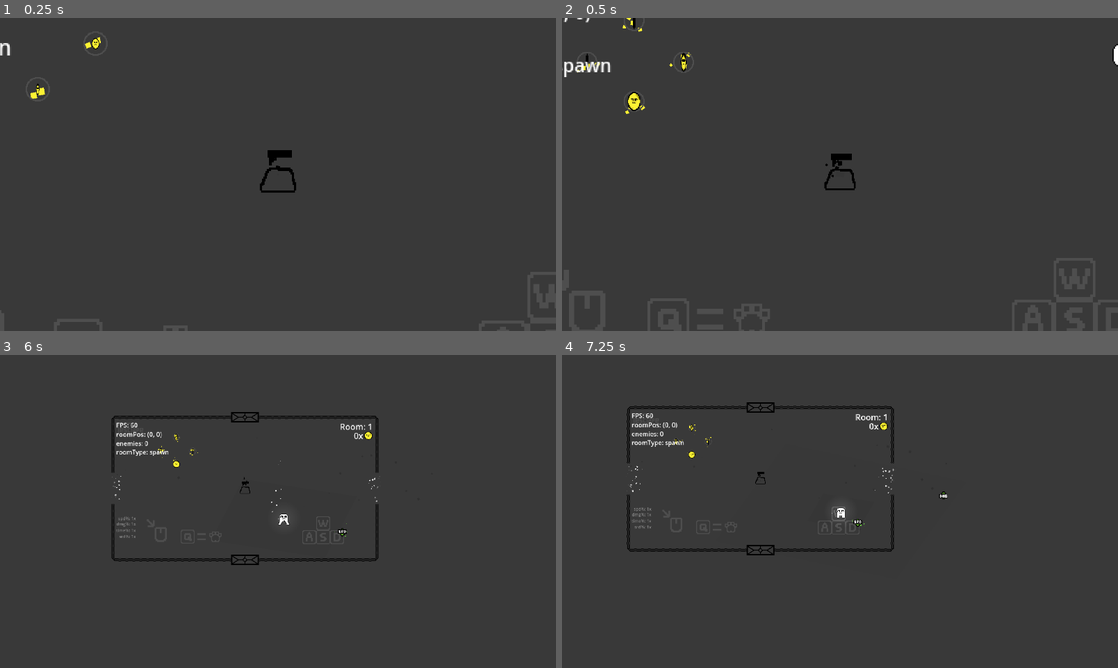
Above: before the commit, frames 1-4 (two rows, left to right).
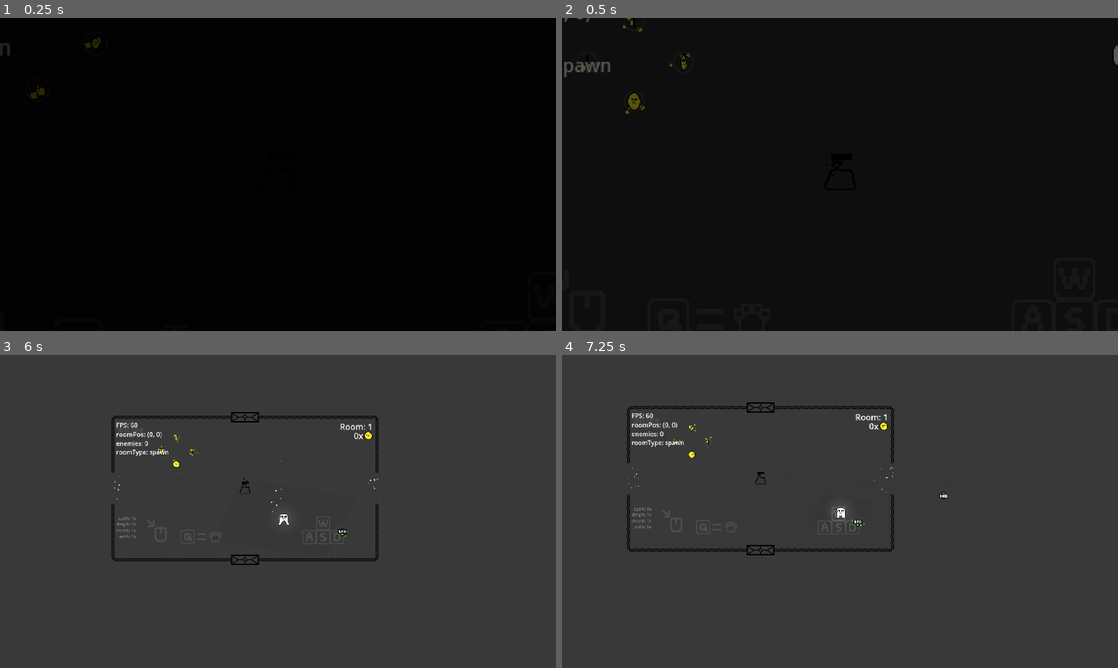
Above: after the commit, the same moments.

Repository: Jurgwem/roguelike
Game: Godot game, scene res://SCENES/game.tscn
Two runs of this game, one before a commit and one after it. Both use one fixed random seed, a clock stepped at 60 frames per second and the inputs below. This scene is started directly instead of the project's main scene.
Inputs (mouse positions are in pixels of both pictures, inside the frame that each line leads up to):
- Up to frame 1 (0.25 s): no input
- Up to frame 2 (0.5 s): no input
- Up to frame 3 (6 s): move the mouse to (400, 495) at 0.52 s; hold D (right) 0.53-1.28 s; tap Alt (dev) at 0.6, 2.85, 5.1 s; move the mouse to (166, 527) at 1.27 s; hold S (down) 1.28-2.03 s; click (166, 527) at 1.35 s; move the mouse to (333, 442) at 2.02 s; hold D (right) 2.03-2.78 s; tap Q (unequip) at 2.1, 4.35 s; tap Enter at 2.75 s; move the mouse to (250, 574) at 2.77 s; hold U (debugUpgrade) 2.78-3.53 s; move the mouse to (444, 558) at 3.52 s; press the mouse at (444, 558) at 3.53 s; hold A (left) 3.53-5.03 s; move the mouse to (111, 464) at 4.27 s; release the mouse at (111, 464) at 4.28 s; move the mouse to (305, 511) at 5.02 s; hold S (down) 5.03-5.78 s; move the mouse to (194, 433) at 5.77 s; hold D (right) from 5.78 s (still down); click (194, 433) at 5.85 s
- Up to frame 4 (7.25 s): move the mouse to (962, 495) at 6.52 s; release D (right) at 6.53 s; hold U (debugUpgrade) from 6.53 s (still down); tap Q (unequip) at 6.6 s

The runs differ from the first frame. In frame 1, 100% of the frame differs, in the area x 0-100%, y 0-100%; in frame 2, 100%; in frame 3, less than 0.1%; in frame 4, less than 0.1%.

Commit message:
added gambling

Diff:
--- a/INST/room.tscn
+++ b/INST/room.tscn
@@ -1,9 +1,11 @@
-[gd_scene load_steps=14 format=3 uid="uid://bie37p0rv74i7"]
+[gd_scene load_steps=19 format=3 uid="uid://bie37p0rv74i7"]
 
 [ext_resource type="Script" path="res://SCRIPTS/room.gd" id="1_pgnb6"]
 [ext_resource type="Texture2D" uid="uid://bjm2bnl0smdrd" path="res://SPRITES/room_template.png" id="2_7nudl"]
 [ext_resource type="Script" path="res://SCRIPTS/gen_room.gd" id="3_n48xt"]
 [ext_resource type="PackedScene" uid="uid://0yt3db2j1c4s" path="res://INST/rock.tscn" id="4_t1by3"]
+[ext_resource type="PackedScene" uid="uid://dqmpobmm6i54k" path="res://INST/slot_machine.tscn" id="5_44l0o"]
+[ext_resource type="PackedScene" uid="uid://c53nw2bjh4vot" path="res://LOOT/coin.tscn" id="6_b5tdy"]
 
 [sub_resource type="SegmentShape2D" id="SegmentShape2D_ismcg"]
 a = Vector2(-615, -68)
@@ -53,6 +55,28 @@
 a = Vector2(-60, 335)
 b = Vector2(60, 334)
 
+[sub_resource type="Curve" id="Curve_avl5a"]
+_data = [Vector2(0, 0), 0.0, 0.0, 0, 0, Vector2(0.506667, 1), 0.0, 0.0, 0, 0, Vector2(1, 0), 0.0, 0.0, 0, 0]
+point_count = 3
+
+[sub_resource type="CurveTexture" id="CurveTexture_kirmo"]
+curve = SubResource("Curve_avl5a")
+
+[sub_resource type="ParticleProcessMaterial" id="ParticleProcessMaterial_jldbr"]
+particle_flag_disable_z = true
+emission_shape = 3
+emission_box_extents = Vector3(580, 300, 1)
+angle_min = -180.0
+angle_max = 180.0
+spread = 180.0
+initial_velocity_min = 4.0
+initial_velocity_max = 8.0
+gravity = Vector3(0, 0, 0)
+scale_min = 4.0
+scale_max = 12.0
+scale_curve = SubResource("CurveTexture_kirmo")
+color = Color(0.966667, 1, 0, 0.258824)
+
 [node name="Room" type="Node2D"]
 
 [node name="Room_Iterate" type="StaticBody2D" parent="."]
@@ -87,7 +111,7 @@
 [node name="newRoomIndicator" type="GPUParticles2D" parent="Room_Iterate/Left_Gen"]
 position = Vector2(-620, 0)
 rotation = -1.57079
-amount = 32
+amount = 16
 process_material = SubResource("ParticleProcessMaterial_8ji0w")
 lifetime = 2.0
 
@@ -109,7 +133,7 @@
 [node name="newRoomIndicator" type="GPUParticles2D" parent="Room_Iterate/Right_Gen"]
 position = Vector2(626, 0)
 rotation = 1.57079
-amount = 32
+amount = 16
 process_material = SubResource("ParticleProcessMaterial_8ji0w")
 lifetime = 2.0
 
@@ -130,7 +154,7 @@
 
 [node name="newRoomIndicator" type="GPUParticles2D" parent="Room_Iterate/up_Gen"]
 position = Vector2(0, -335)
-amount = 32
+amount = 16
 process_material = SubResource("ParticleProcessMaterial_8ji0w")
 lifetime = 2.0
 
@@ -152,7 +176,7 @@
 [node name="newRoomIndicator" type="GPUParticles2D" parent="Room_Iterate/down_Gen"]
 position = Vector2(0, 341)
 rotation = 3.14159
-amount = 32
+amount = 16
 process_material = SubResource("ParticleProcessMaterial_8ji0w")
 lifetime = 2.0
 
@@ -161,6 +185,21 @@
 target_position = Vector2(19, 0)
 
 [node name="rock" parent="Room_Iterate" instance=ExtResource("4_t1by3")]
+
+[node name="GAMBLE" type="Node2D" parent="Room_Iterate"]
+
+[node name="SlotMachine" parent="Room_Iterate/GAMBLE" instance=ExtResource("5_44l0o")]
+
+[node name="Coin" parent="Room_Iterate/GAMBLE" instance=ExtResource("6_b5tdy")]
+position = Vector2(321, 185)
+
+[node name="Coin2" parent="Room_Iterate/GAMBLE" instance=ExtResource("6_b5tdy")]
+position = Vector2(-321, 185)
+
+[node name="Dust" type="GPUParticles2D" parent="Room_Iterate/GAMBLE"]
+amount = 16
+process_material = SubResource("ParticleProcessMaterial_jldbr")
+lifetime = 10.0
 
 [connection signal="body_entered" from="Room_Iterate/Left_Gen" to="Room_Iterate/Left_Gen" method="_on_body_entered"]
 [connection signal="body_entered" from="Room_Iterate/Right_Gen" to="Room_Iterate/Right_Gen" method="_on_body_entered"]
--- /dev/null
+++ b/INST/slot_machine.tscn
@@ -0,0 +1,171 @@
+[gd_scene load_steps=17 format=3 uid="uid://dqmpobmm6i54k"]
+
+[ext_resource type="Script" path="res://SCRIPTS/slot_machine.gd" id="1_5tkjj"]
+[ext_resource type="Texture2D" uid="uid://cqwskxd4m2v8t" path="res://SPRITES/gambling.png" id="1_jlrnt"]
+[ext_resource type="Texture2D" uid="uid://b6v8bhnwmhul8" path="res://SPRITES/light.webp" id="3_flboi"]
+
+[sub_resource type="AtlasTexture" id="AtlasTexture_jlytx"]
+atlas = ExtResource("1_jlrnt")
+region = Rect2(33, 0, 33, 32)
+
+[sub_resource type="AtlasTexture" id="AtlasTexture_tqxek"]
+atlas = ExtResource("1_jlrnt")
+region = Rect2(66, 0, 33, 32)
+
+[sub_resource type="AtlasTexture" id="AtlasTexture_3csja"]
+atlas = ExtResource("1_jlrnt")
+region = Rect2(99, 0, 33, 32)
+
+[sub_resource type="AtlasTexture" id="AtlasTexture_crqf0"]
+atlas = ExtResource("1_jlrnt")
+region = Rect2(0, 0, 33, 32)
+
+[sub_resource type="AtlasTexture" id="AtlasTexture_e2hsm"]
+atlas = ExtResource("1_jlrnt")
+region = Rect2(132, 0, 33, 32)
+
+[sub_resource type="AtlasTexture" id="AtlasTexture_rkvvv"]
+atlas = ExtResource("1_jlrnt")
+region = Rect2(165, 0, 33, 32)
+
+[sub_resource type="SpriteFrames" id="SpriteFrames_y4ia0"]
+animations = [{
+"frames": [{
+"duration": 1.0,
+"texture": SubResource("AtlasTexture_jlytx")
+}, {
+"duration": 1.0,
+"texture": SubResource("AtlasTexture_tqxek")
+}, {
+"duration": 1.0,
+"texture": SubResource("AtlasTexture_3csja")
+}],
+"loop": true,
+"name": &"gamble",
+"speed": 5.0
+}, {
+"frames": [{
+"duration": 1.0,
+"texture": SubResource("AtlasTexture_crqf0")
+}],
+"loop": true,
+"name": &"idle",
+"speed": 5.0
+}, {
+"frames": [{
+"duration": 1.0,
+"texture": SubResource("AtlasTexture_e2hsm")
+}],
+"loop": true,
+"name": &"lose",
+"speed": 5.0
+}, {
+"frames": [{
+"duration": 1.0,
+"texture": SubResource("AtlasTexture_rkvvv")
+}],
+"loop": true,
+"name": &"win",
+"speed": 5.0
+}]
+
+[sub_resource type="RectangleShape2D" id="RectangleShape2D_0ve8f"]
+size = Vector2(32, 31.6667)
+
+[sub_resource type="CapsuleShape2D" id="CapsuleShape2D_cdqg1"]
+radius = 11.0
+height = 70.0
+
+[sub_resource type="Curve" id="Curve_xkk5f"]
+_data = [Vector2(0, 1), 0.0, 0.0, 0, 0, Vector2(0.5, 1), 0.0, 0.0, 0, 0, Vector2(1, 0), 0.0, 0.0, 0, 0]
+point_count = 3
+
+[sub_resource type="CurveTexture" id="CurveTexture_7p260"]
+curve = SubResource("Curve_xkk5f")
+
+[sub_resource type="ParticleProcessMaterial" id="ParticleProcessMaterial_rb3mc"]
+particle_flag_disable_z = true
+angle_min = -180.0
+angle_max = 180.0
+direction = Vector3(0, -1, 0)
+initial_velocity_min = 128.0
+initial_velocity_max = 200.0
+angular_velocity_min = -360.0
+angular_velocity_max = 360.0
+gravity = Vector3(0, 98, 0)
+damping_min = 32.0
+damping_max = 64.0
+scale_min = 4.0
+scale_max = 8.0
+scale_curve = SubResource("CurveTexture_7p260")
+color = Color(1, 1, 0, 1)
+
+[sub_resource type="ParticleProcessMaterial" id="ParticleProcessMaterial_ga047"]
+particle_flag_disable_z = true
+angle_min = -180.0
+angle_max = 180.0
+direction = Vector3(0, -1, 0)
+spread = 180.0
+initial_velocity_min = 128.0
+initial_velocity_max = 200.0
+angular_velocity_min = -360.0
+angular_velocity_max = 360.0
+gravity = Vector3(0, 0, 0)
+damping_min = 96.0
+damping_max = 129.0
+scale_min = 4.0
+scale_max = 8.0
+scale_curve = SubResource("CurveTexture_7p260")
+color = Color(0, 0, 0, 1)
+
+[node name="SlotMachine" type="Node2D"]
+script = ExtResource("1_5tkjj")
+
+[node name="AnimatedSprite2D" type="AnimatedSprite2D" parent="."]
+position = Vector2(1, 0)
+scale = Vector2(3, 3)
+sprite_frames = SubResource("SpriteFrames_y4ia0")
+animation = &"idle"
+
+[node name="StaticBody2D" type="StaticBody2D" parent="."]
+visible = false
+
+[node name="CollisionShape2D" type="CollisionShape2D" parent="StaticBody2D"]
+position = Vector2(1, -1.5)
+scale = Vector2(3, 3)
+shape = SubResource("RectangleShape2D_0ve8f")
+
+[node name="Area2D" type="Area2D" parent="."]
+visible = false
+
+[node name="CollisionShape2D" type="CollisionShape2D" parent="Area2D"]
+position = Vector2(0, 48)
+rotation = 1.5708
+shape = SubResource("CapsuleShape2D_cdqg1")
+
+[node name="winPart" type="GPUParticles2D" parent="."]
+z_index = -1
+emitting = false
+amount = 32
+process_material = SubResource("ParticleProcessMaterial_rb3mc")
+lifetime = 3.0
+one_shot = true
+preprocess = 0.2
+explosiveness = 0.75
+
+[node name="losePart" type="GPUParticles2D" parent="."]
+z_index = -1
+emitting = false
+amount = 32
+process_material = SubResource("ParticleProcessMaterial_ga047")
+lifetime = 3.0
+one_shot = true
+preprocess = 0.2
+explosiveness = 0.75
+
+[node name="PointLight2D" type="PointLight2D" parent="."]
+color = Color(1, 0.966667, 0, 1)
+energy = 0.33
+texture = ExtResource("3_flboi")
+
+[connection signal="body_entered" from="Area2D" to="." method="_on_area_2d_body_entered"]
--- a/LOOT/upgrade.gd
+++ b/LOOT/upgrade.gd
@@ -12,15 +12,15 @@
 # Called when the node enters the scene tree for the first time.
 func _ready() -> void:
 	scale = Vector2(0, 0);
-	if chance > 0.75:
+	if chance > 0.72:
 		type = 0;
 		$Area2D/AnimatedSprite2D.frame = 0;
 		#Damage
-	elif chance > 0.5:
+	elif chance > 0.44:
 		type = 1;
 		$Area2D/AnimatedSprite2D.frame = 1;
 		#Speed
-	elif chance > 0.25:
+	elif chance > 0.16:
 		type = 2;
 		$Area2D/AnimatedSprite2D.frame = 2;
 		#Time
--- a/LOOT/upgrade.tscn
+++ b/LOOT/upgrade.tscn
@@ -1,7 +1,8 @@
-[gd_scene load_steps=12 format=3 uid="uid://c6dpvpb85xmbp"]
+[gd_scene load_steps=13 format=3 uid="uid://c6dpvpb85xmbp"]
 
 [ext_resource type="Script" path="res://LOOT/upgrade.gd" id="1_kncfc"]
 [ext_resource type="Texture2D" uid="uid://ga750xk86b5j" path="res://LOOT/items.png" id="1_m6w0j"]
+[ext_resource type="Texture2D" uid="uid://b6v8bhnwmhul8" path="res://SPRITES/light.webp" id="3_lbefd"]
 
 [sub_resource type="AtlasTexture" id="AtlasTexture_2y4ut"]
 atlas = ExtResource("1_m6w0j")
@@ -86,4 +87,10 @@
 process_material = SubResource("ParticleProcessMaterial_rwj04")
 fixed_fps = 60
 
+[node name="PointLight2D" type="PointLight2D" parent="."]
+color = Color(0.03, 1, 0.0784999, 1)
+energy = 0.33
+texture = ExtResource("3_lbefd")
+texture_scale = 0.33
+
 [connection signal="body_entered" from="Area2D" to="." method="_on_area_2d_body_entered"]
--- a/SCENES/game.tscn
+++ b/SCENES/game.tscn
@@ -503,7 +503,7 @@
 shape = SubResource("RectangleShape2D_ulqa5")
 
 [node name="Dust" type="GPUParticles2D" parent="camera"]
-amount = 32
+amount = 16
 process_material = SubResource("ParticleProcessMaterial_ymc3v")
 lifetime = 10.0
 
@@ -548,7 +548,7 @@
 [node name="newRoomIndicator" type="GPUParticles2D" parent="spawnRoom/Left_Gen"]
 position = Vector2(-620, 0)
 rotation = -1.57079
-amount = 32
+amount = 16
 process_material = SubResource("ParticleProcessMaterial_5cpmo")
 lifetime = 2.0
 
@@ -570,7 +570,7 @@
 [node name="newRoomIndicator" type="GPUParticles2D" parent="spawnRoom/right_gen"]
 position = Vector2(626, 0)
 rotation = 1.57079
-amount = 32
+amount = 16
 process_material = SubResource("ParticleProcessMaterial_6v5av")
 lifetime = 2.0
 
@@ -591,7 +591,7 @@
 
 [node name="newRoomIndicator" type="GPUParticles2D" parent="spawnRoom/up_gen"]
 position = Vector2(0, -335)
-amount = 32
+amount = 16
 process_material = SubResource("ParticleProcessMaterial_wckfx")
 lifetime = 2.0
 
@@ -613,7 +613,7 @@
 [node name="newRoomIndicator" type="GPUParticles2D" parent="spawnRoom/down_gen"]
 position = Vector2(0, 341)
 rotation = 3.14159
-amount = 32
+amount = 16
 process_material = SubResource("ParticleProcessMaterial_g6ybk")
 lifetime = 2.0
 
@@ -810,7 +810,6 @@
 shape = SubResource("CircleShape2D_op7kk")
 
 [node name="overlay" type="Sprite2D" parent="."]
-visible = false
 z_index = 100
 position = Vector2(2.00001, -2.49999)
 scale = Vector2(41.5625, 22.6094)
--- a/SCRIPTS/game_manager.gd
+++ b/SCRIPTS/game_manager.gd
@@ -56,10 +56,10 @@
 	$UI.position = roomPos;
 
 	$UI/RoomCounter.text = str("Room: ", roomCount);
-	$UI/mod/speedMod.text = str("spd%: ", player.speedMod, "x");
-	$UI/mod/damageMod.text = str("dmg%: ", player.damageMod, "x");
-	$UI/mod/timeMod.text = str("time%: ", player.timeMod, "x");
-	$UI/mod/spreadMod.text = str("srd%: ", player.spreadMod, "x");
+	$UI/mod/speedMod.text = str("spd%: ", snapped(player.speedMod, 0.01), "x");
+	$UI/mod/damageMod.text = str("dmg%: ", snapped(player.damageMod, 0.01), "x");
+	$UI/mod/timeMod.text = str("time%: ", snapped(player.timeMod, 0.01), "x");
+	$UI/mod/spreadMod.text = str("srd%: ", snapped(player.spreadMod, 0.01), "x");
 	$UI/Coins.text = str(coins, "x");
 	$UI/weaponName.text = str(weapon);
 	if player.isReloading:
--- a/SCRIPTS/room.gd
+++ b/SCRIPTS/room.gd
@@ -21,14 +21,23 @@
 	#print("roomType odds: ", chance);
 	if gm.roomCount % 10 == 0:
 		gm.roomType = "boss";
+		$rock.queue_free();
+		$GAMBLE.queue_free();
 	elif chance > 0.95:
 		gm.roomType = "gamble";
 		spawnedLoot = true;
 		$rock.queue_free();
-	elif chance > 0.70:
+	elif chance > 0.85:
+		gm.roomType = "shop";
+		spawnedLoot = true;
+		$rock.queue_free();
+		$GAMBLE.queue_free();
+	elif chance > 0.65:
 		gm.roomType = "loot";
+		$GAMBLE.queue_free();
 	else:
 		gm.roomType = "enemy";
+		$GAMBLE.queue_free();
 
 	gm.hasDoor = false;
 	gm.randomDoor = 0;
--- /dev/null
+++ b/SCRIPTS/slot_machine.gd
@@ -0,0 +1,32 @@
+extends Node2D
+
+@onready var gm : Node2D = get_node("/root/game/gameManager");
+
+var used : bool = false;
+var winChance : float = randf();
+
+# Called when the node enters the scene tree for the first time.
+func _ready() -> void:
+	pass # Replace with function body.
+
+# Called every frame. 'delta' is the elapsed time since the previous frame.
+func _process(delta: float) -> void:
+	pass
+
+func play() -> void:
+	$AnimatedSprite2D.play("gamble");
+	await get_tree().create_timer(3 + (randf() * 3)).timeout;
+	if winChance < 0.5:
+		$AnimatedSprite2D.animation = "win";
+		$winPart.emitting = true;
+		gm.coins *= 2;
+	else:
+		$AnimatedSprite2D.animation = "lose";
+		$losePart.emitting = true;
+		gm.coins *= 0.5;
+
+func _on_area_2d_body_entered(body: Node2D) -> void:
+	if body.name == "player" and !used:
+		used = true;
+		play();
+	pass # Replace with function body.
Not shown: 2 places in SCENES/game.tscn that only renumber resources
Binary file added: SPRITES/gambling.aseprite
Binary file added: SPRITES/gambling.png
Not shown, added: SPRITES/gambling.png.import
Not shown, changed: README.md
